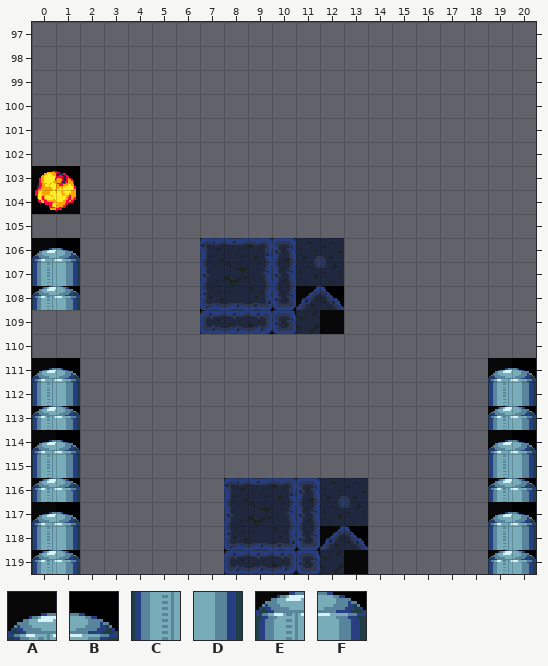
Level history. Tiled map: Levels/MapAssets/leveltmxfiles/level10.tmx. That is the earlier state.
Cells are 16x16 px. Shown: x 0..20, y 97..119.
Key: from "spaceshooter": A 166, B 167, C 206, D 207, E 246, F 247.
_ is an empty cell.
Layers that did not change in this view are not listed.
Layer "collision" before, first column x 0:
 97 _____________________
 98 _____________________
 99 _____________________
100 _____________________
101 _____________________
102 _____________________
103 _____________________
104 _____________________
105 _____________________
106 AB___________________
107 CD___________________
108 EF___________________
109 _____________________
110 _____________________
111 AB_________________AB
112 CD_________________CD
113 EF_________________EF
114 AB_________________AB
115 CD_________________CD
116 EF_________________EF
117 AB_________________AB
118 CD_________________CD
119 EF_________________EF
After:
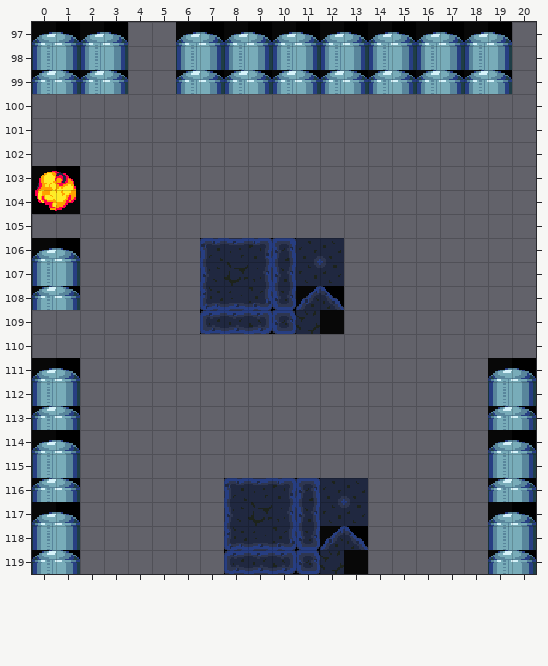
Changes in this commit:
Changed rows in their new state; . is an unchanged cell.
Layer "collision":
first column x 0:
 97 ABAB..ABABABABABABAB
 98 CDCD..CDCDCDCDCDCDCD
 99 EFEF..EFEFEFEFEFEFEF
Changed places in both pictures, as pixel boxes (x1, y1, x2, y2):
added: (32, 22, 128, 94)
added: (176, 22, 512, 94)
